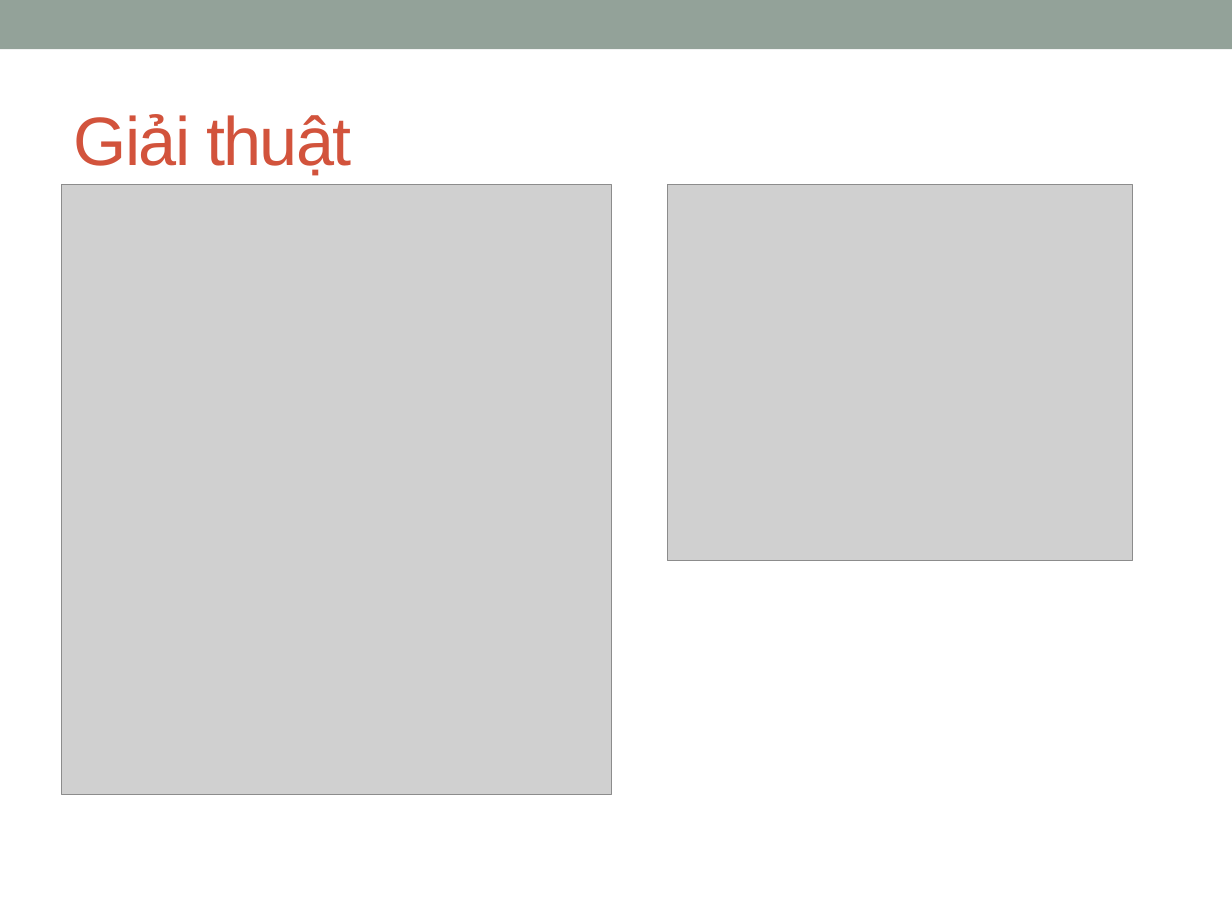
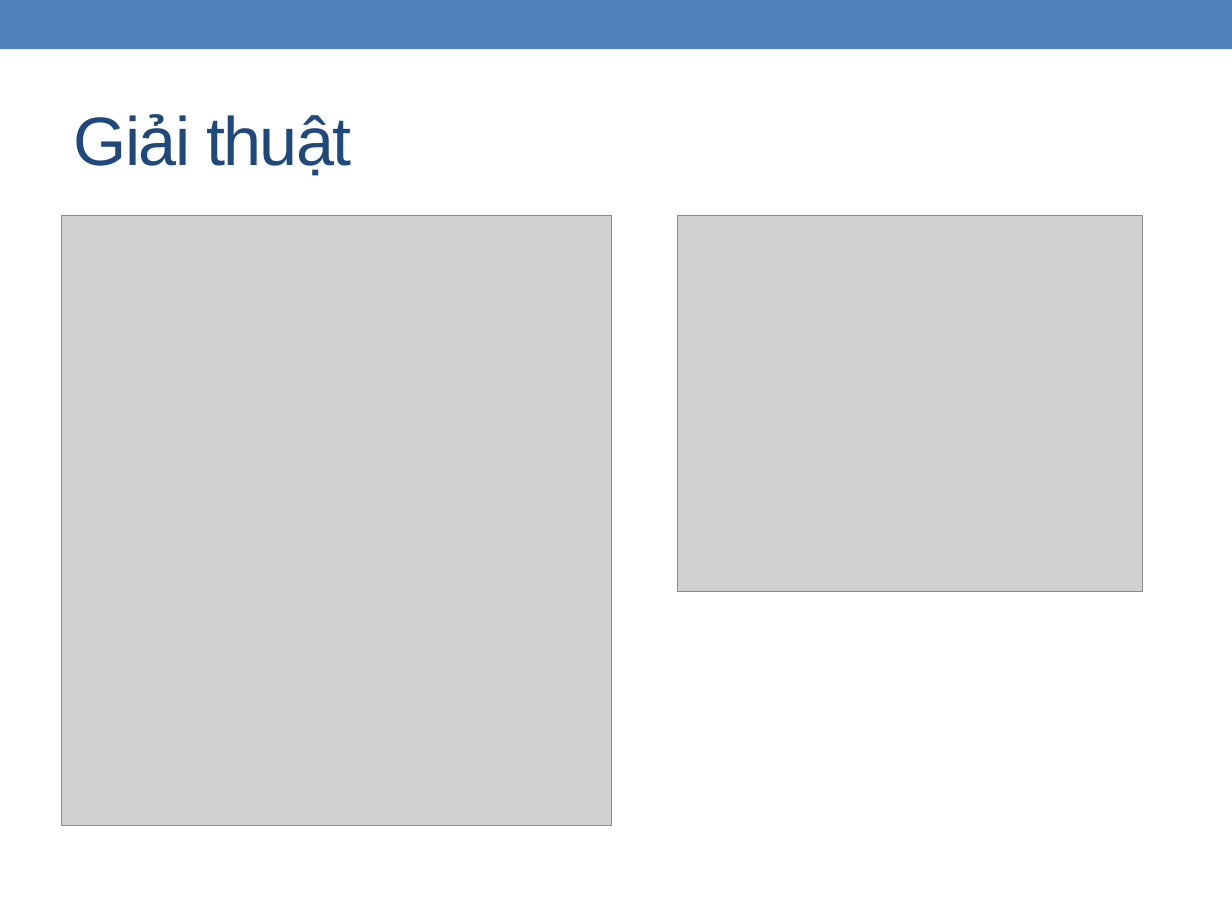
Before and after one commit to zedster27/secviz, a slide deck: slide 23 of branches/C.Thang/Baocao15.1.pptx (slide 20 before the commit). Drawn at 1232x924 pixels with LibreOffice and Linux fonts; fonts in the diff are those of the drawing; grey boxes stand for pictures. Boxes give left, top, right and bottom in pixels: in the first picture for what was removed or moved away, otherwise in the second. Text is boxed around its words. In the diff, an @@ line names an element or a change of style, - is before the commit and + after.

```diff
--- a/branches/C.Thang/Baocao15.1.pptx
+++ b/branches/C.Thang/Baocao15.1.pptx
@@ rectangle at (x1=0, y1=0, x2=1232, y2=49): fill #93A299 to #4F81BD @@
@@ title "Giải thuật" at (x1=74, y1=114, x2=351, y2=176): text colour #D2533C to #1F497D @@
@@ picture moved from (x1=62, y1=185, x2=612, y2=795) to (x1=62, y1=216, x2=612, y2=825) @@
@@ picture moved from (x1=668, y1=185, x2=1133, y2=561) to (x1=678, y1=216, x2=1143, y2=591) @@
```
Also in this commit, not shown: 23 other slides changed, 8 slides added, 5 slides removed.
